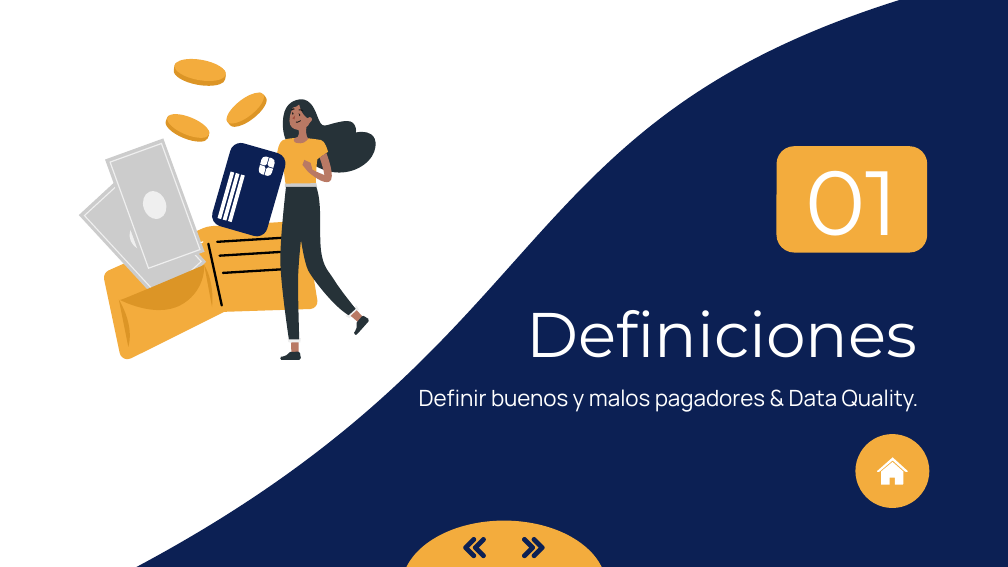
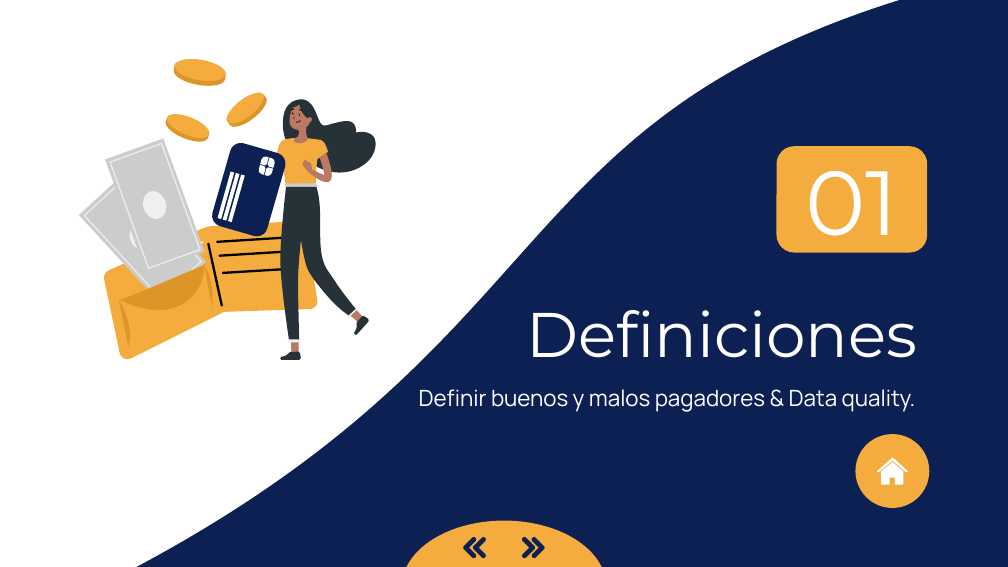
Before and after one commit to ajalca/cbe_customer_classification, a slide deck: slide 4 of Presentacion MRP.pptx. Drawn at 1008x567 pixels with LibreOffice and Linux fonts; fonts in the diff are those of the drawing. Boxes give left, top, right and bottom in pixels: in the first picture for what was removed or moved away, otherwise in the second. Text is boxed around its words. In the diff, an @@ line names an element or a change of style, - is before the commit and + after.

```diff
--- a/Presentacion MRP.pptx
+++ b/Presentacion MRP.pptx
@@ subtitle at [419, 389, 916, 412]: text changed @@
-Definir buenos y malos pagadores & Data Quality.
+Definir buenos y malos pagadores & Data quality.
```
Also in this commit, not shown: 8 other slides changed, 3 slides added, 2 slides removed, 1 other file.
